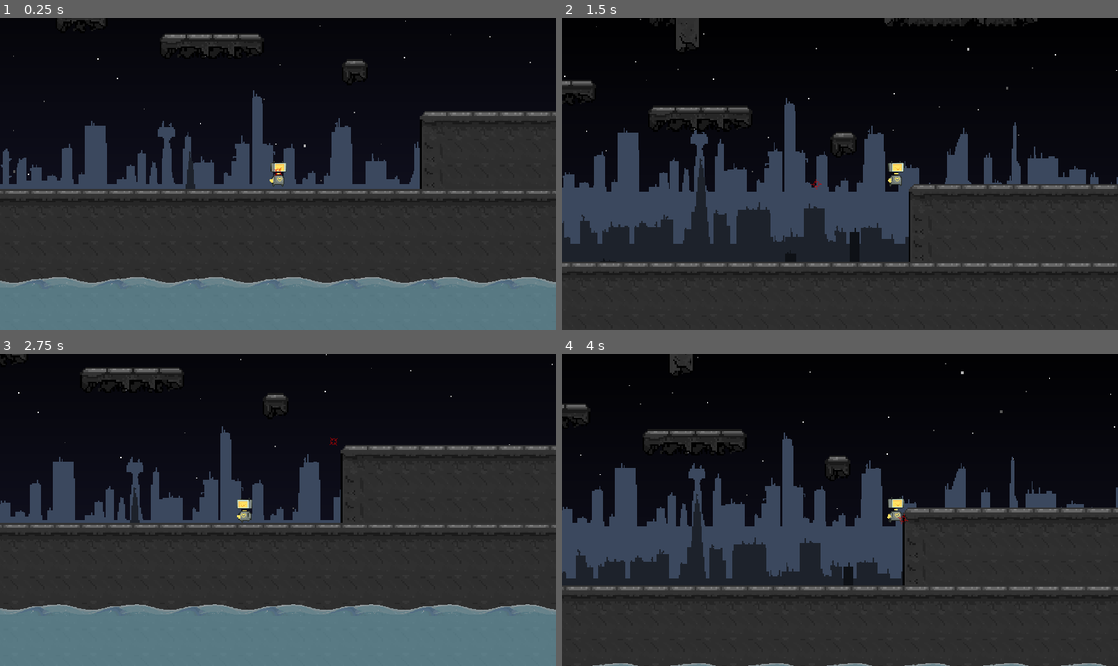
Above: before the commit, frames 1-4 (two rows, left to right).
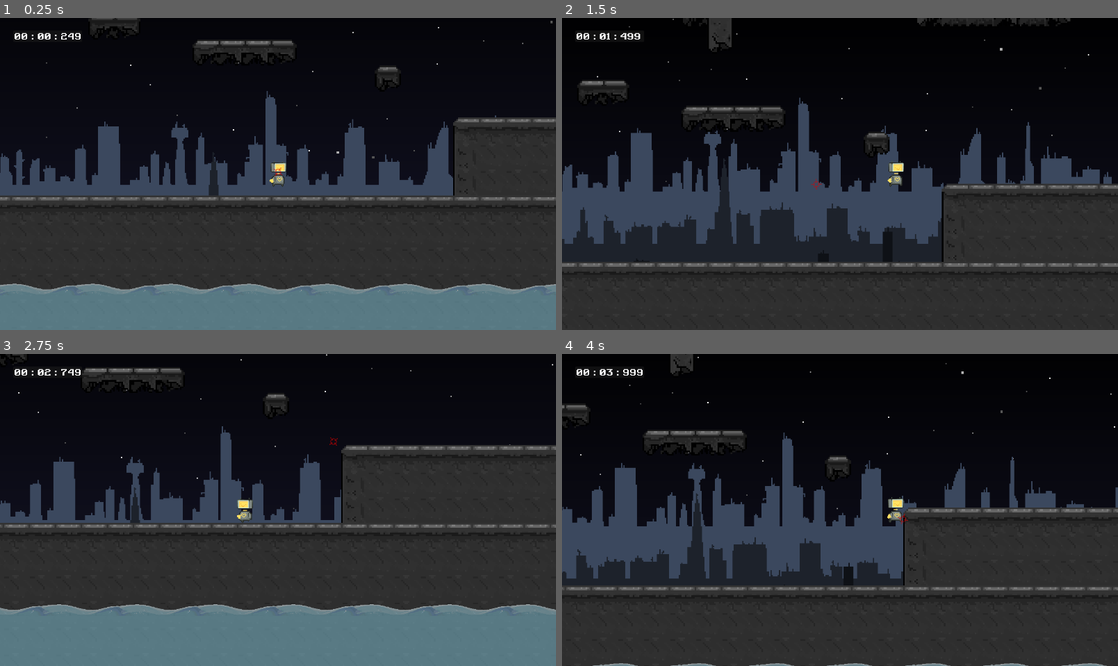
Above: after the commit, the same moments.

Repository: BenjaminWootten/speedjam-4
Game: Godot game, scene res://levels/level_1.tscn
Same seed, same stepped clock (60 frames per second), same inputs: the game is played once before the commit and once after it.
Inputs (mouse positions are in pixels of both pictures, inside the frame that each line leads up to):
- Up to frame 1 (0.25 s): no input
- Up to frame 2 (1.5 s): move the mouse to (962, 158) at 0.52 s; hold D (right) from 0.53 s (still down); click (962, 158) at 0.6 s; tap W (up) at 0.77 s; move the mouse to (728, 189) at 1.27 s; click (728, 189) at 1.35 s
- Up to frame 3 (2.75 s): tap W (up) at 1.52 s; move the mouse to (333, 441) at 2.02 s; release D (right) at 2.03 s; hold A (left) from 2.03 s (still down); click (333, 441) at 2.1 s
- Up to frame 4 (4 s): move the mouse to (812, 572) at 2.77 s; release A (left) at 2.78 s; hold D (right) from 2.78 s (still down); click (812, 572) at 2.85 s; tap W (up) at 3.02, 3.77 s; move the mouse to (1006, 556) at 3.52 s; click (1006, 556) at 3.6 s

The runs differ from the first frame. In frame 1, 15% of the frame differs, in the area x 0-100%, y 0-89%; in frame 2, 15%; in frame 3, 0.7%; in frame 4, 0.9%.

Commit message:
timer added

Diff:
--- /dev/null
+++ b/UI/timer.gd
@@ -0,0 +1,13 @@
+extends Label
+
+var time = 0
+
+func _process(delta):
+	time += delta
+
+	var milisecs = fmod(time, 1) * 1000
+	var secs = fmod(time, 60)
+	var mins = fmod(time, 60*60) / 60
+
+	var time_passed = "%02d : %02d : %03d" % [mins, secs, milisecs]
+	text = time_passed
--- /dev/null
+++ b/UI/timer.tscn
@@ -0,0 +1,23 @@
+[gd_scene load_steps=4 format=3 uid="uid://cfgcucfbymw76"]
+
+[ext_resource type="Script" path="res://UI/timer.gd" id="1_6fcgh"]
+[ext_resource type="FontFile" uid="uid://yg6phltlm06g" path="res://assets/UI/Retro Gaming.ttf" id="1_iwijx"]
+
+[sub_resource type="Theme" id="Theme_lxxtf"]
+default_font = ExtResource("1_iwijx")
+default_font_size = 22
+
+[node name="Panel" type="Panel"]
+offset_left = 12.0
+offset_top = 16.0
+offset_right = 182.0
+offset_bottom = 44.0
+
+[node name="timer" type="Label" parent="."]
+layout_mode = 0
+offset_left = 2.0
+offset_right = 167.0
+offset_bottom = 28.0
+theme = SubResource("Theme_lxxtf")
+text = "00 : 00 : 000"
+script = ExtResource("1_6fcgh")
--- a/levels/level_1.tscn
+++ b/levels/level_1.tscn
@@ -1,23 +1,24 @@
-[gd_scene load_steps=11 format=3 uid="uid://dthmyky8xonc0"]
+[gd_scene load_steps=12 format=3 uid="uid://dthmyky8xonc0"]
 
-[ext_resource type="PackedScene" uid="uid://dpiubspm00q5b" path="res://character/robot.tscn" id="1_5peiq"]
-[ext_resource type="PackedScene" uid="uid://c8fbbud4fruog" path="res://level resources/rising_water.tscn" id="3_mbusc"]
-[ext_resource type="PackedScene" uid="uid://bnwgh14f16e7p" path="res://level resources/background.tscn" id="4_8fdj4"]
-[ext_resource type="PackedScene" uid="uid://ttxk88pw1qvf" path="res://building scenes/blacktop.tscn" id="8_vt3ew"]
-[ext_resource type="PackedScene" uid="uid://cd148tr2cjqxa" path="res://building scenes/blackbuildingtile.tscn" id="9_krkwq"]
-[ext_resource type="PackedScene" uid="uid://c1a5fbmm5j360" path="res://level resources/platforms.tscn" id="10_5mlwk"]
-[ext_resource type="PackedScene" uid="uid://bpjod2qyc33yr" path="res://building scenes/blackbottom.tscn" id="10_25jih"]
-[ext_resource type="PackedScene" uid="uid://n1gbr5cvcq6g" path="res://building scenes/bluetop.tscn" id="11_pxgv8"]
-[ext_resource type="PackedScene" uid="uid://d2j1oaurn72s4" path="res://building scenes/bluebuildingtile.tscn" id="12_bqpju"]
-[ext_resource type="PackedScene" uid="uid://bkt8yi6s2tm1m" path="res://building scenes/bluebottom.tscn" id="13_ae1qj"]
+[ext_resource type="PackedScene" uid="uid://c1a5fbmm5j360" path="res://level resources/platforms.tscn" id="1_2152b"]
+[ext_resource type="PackedScene" uid="uid://dpiubspm00q5b" path="res://character/robot.tscn" id="2_k5hws"]
+[ext_resource type="PackedScene" uid="uid://ttxk88pw1qvf" path="res://building scenes/blacktop.tscn" id="3_shlfb"]
+[ext_resource type="PackedScene" uid="uid://cd148tr2cjqxa" path="res://building scenes/blackbuildingtile.tscn" id="4_34muj"]
+[ext_resource type="PackedScene" uid="uid://bpjod2qyc33yr" path="res://building scenes/blackbottom.tscn" id="5_ry4fj"]
+[ext_resource type="PackedScene" uid="uid://n1gbr5cvcq6g" path="res://building scenes/bluetop.tscn" id="6_opwsm"]
+[ext_resource type="PackedScene" uid="uid://d2j1oaurn72s4" path="res://building scenes/bluebuildingtile.tscn" id="7_8sdcl"]
+[ext_resource type="PackedScene" uid="uid://bkt8yi6s2tm1m" path="res://building scenes/bluebottom.tscn" id="8_7s5ud"]
+[ext_resource type="PackedScene" uid="uid://bnwgh14f16e7p" path="res://level resources/background.tscn" id="9_hsq63"]
+[ext_resource type="PackedScene" uid="uid://c8fbbud4fruog" path="res://level resources/rising_water.tscn" id="10_0lmck"]
+[ext_resource type="PackedScene" uid="uid://cfgcucfbymw76" path="res://UI/timer.tscn" id="11_ef5lo"]
 
 [node name="level_1" type="Node2D"]
 
-[node name="platforms" parent="." instance=ExtResource("10_5mlwk")]
+[node name="platforms" parent="." instance=ExtResource("1_2152b")]
 layer_0/tile_data = PackedInt32Array(720891, 65536, 0, 720892, 65536, 0, 720893, 65536, 0, 720894, 65536, 0, 720895, 65 …(12302 unchanged characters)…
 
-[node name="robot" parent="." instance=ExtResource("1_5peiq")]
-position = Vector2(867, 570)
+[node name="robot" parent="." instance=ExtResource("2_k5hws")]
+position = Vector2(786, 554)
 
 [node name="Camera2D" type="Camera2D" parent="robot"]
 position_smoothing_speed = 2.0
@@ -29,52 +30,60 @@
 [node name="rightwall" type="Node2D" parent="Walls"]
 position = Vector2(1865, -7)
 
-[node name="top" parent="Walls/rightwall" instance=ExtResource("8_vt3ew")]
+[node name="top" parent="Walls/rightwall" instance=ExtResource("3_shlfb")]
 position = Vector2(195, -2616)
 
-[node name="1" parent="Walls/rightwall" instance=ExtResource("9_krkwq")]
+[node name="1" parent="Walls/rightwall" instance=ExtResource("4_34muj")]
 position = Vector2(192, 128)
 
-[node name="2" parent="Walls/rightwall" instance=ExtResource("9_krkwq")]
+[node name="2" parent="Walls/rightwall" instance=ExtResource("4_34muj")]
 position = Vector2(192, -2176)
 
-[node name="3" parent="Walls/rightwall" instance=ExtResource("9_krkwq")]
+[node name="3" parent="Walls/rightwall" instance=ExtResource("4_34muj")]
 position = Vector2(192, -1408)
 
-[node name="4" parent="Walls/rightwall" instance=ExtResource("9_krkwq")]
+[node name="4" parent="Walls/rightwall" instance=ExtResource("4_34muj")]
 position = Vector2(192, -640)
 
-[node name="bottom" parent="Walls/rightwall" instance=ExtResource("10_25jih")]
+[node name="bottom" parent="Walls/rightwall" instance=ExtResource("5_ry4fj")]
 position = Vector2(192, 572)
 
 [node name="leftwall" type="Node2D" parent="Walls"]
 
-[node name="top" parent="Walls/leftwall" instance=ExtResource("11_pxgv8")]
+[node name="top" parent="Walls/leftwall" instance=ExtResource("6_opwsm")]
 position = Vector2(-126, -2616)
 
-[node name="1" parent="Walls/leftwall" instance=ExtResource("12_bqpju")]
+[node name="1" parent="Walls/leftwall" instance=ExtResource("7_8sdcl")]
 position = Vector2(-121, 128)
 
-[node name="2" parent="Walls/leftwall" instance=ExtResource("12_bqpju")]
+[node name="2" parent="Walls/leftwall" instance=ExtResource("7_8sdcl")]
 position = Vector2(-121, -2176)
 
-[node name="3" parent="Walls/leftwall" instance=ExtResource("12_bqpju")]
+[node name="3" parent="Walls/leftwall" instance=ExtResource("7_8sdcl")]
 position = Vector2(-121, -1408)
 
-[node name="4" parent="Walls/leftwall" instance=ExtResource("12_bqpju")]
+[node name="4" parent="Walls/leftwall" instance=ExtResource("7_8sdcl")]
 position = Vector2(-121, -640)
 
-[node name="bottom" parent="Walls/leftwall" instance=ExtResource("13_ae1qj")]
+[node name="bottom" parent="Walls/leftwall" instance=ExtResource("8_7s5ud")]
 position = Vector2(-121, 572)
 
-[node name="Background" parent="." instance=ExtResource("4_8fdj4")]
+[node name="Background" parent="." instance=ExtResource("9_hsq63")]
 
 [node name="Water" type="Node2D" parent="."]
 
-[node name="rising_water" parent="Water" instance=ExtResource("3_mbusc")]
+[node name="rising_water" parent="Water" instance=ExtResource("10_0lmck")]
 
-[node name="rising_water3" parent="Water" instance=ExtResource("3_mbusc")]
+[node name="rising_water3" parent="Water" instance=ExtResource("10_0lmck")]
 position = Vector2(-2688, 0)
 
-[node name="rising_water2" parent="Water" instance=ExtResource("3_mbusc")]
+[node name="rising_water2" parent="Water" instance=ExtResource("10_0lmck")]
 position = Vector2(2688, 0)
+
+[node name="CanvasLayer" type="CanvasLayer" parent="."]
+
+[node name="Panel" parent="CanvasLayer" instance=ExtResource("11_ef5lo")]
+offset_left = 32.0
+offset_top = 31.0
+offset_right = 202.0
+offset_bottom = 59.0
--- a/project.godot
+++ b/project.godot
@@ -19,8 +19,7 @@
 
 window/size/viewport_width=1366
 window/size/viewport_height=768
-window/size/resizable=false
-window/stretch/mode="canvas_items"
+window/stretch/mode="viewport"
 
 [input]
 
Binary file added: assets/UI/Retro Gaming.ttf
Not shown, added: assets/UI/Retro Gaming.ttf.import
